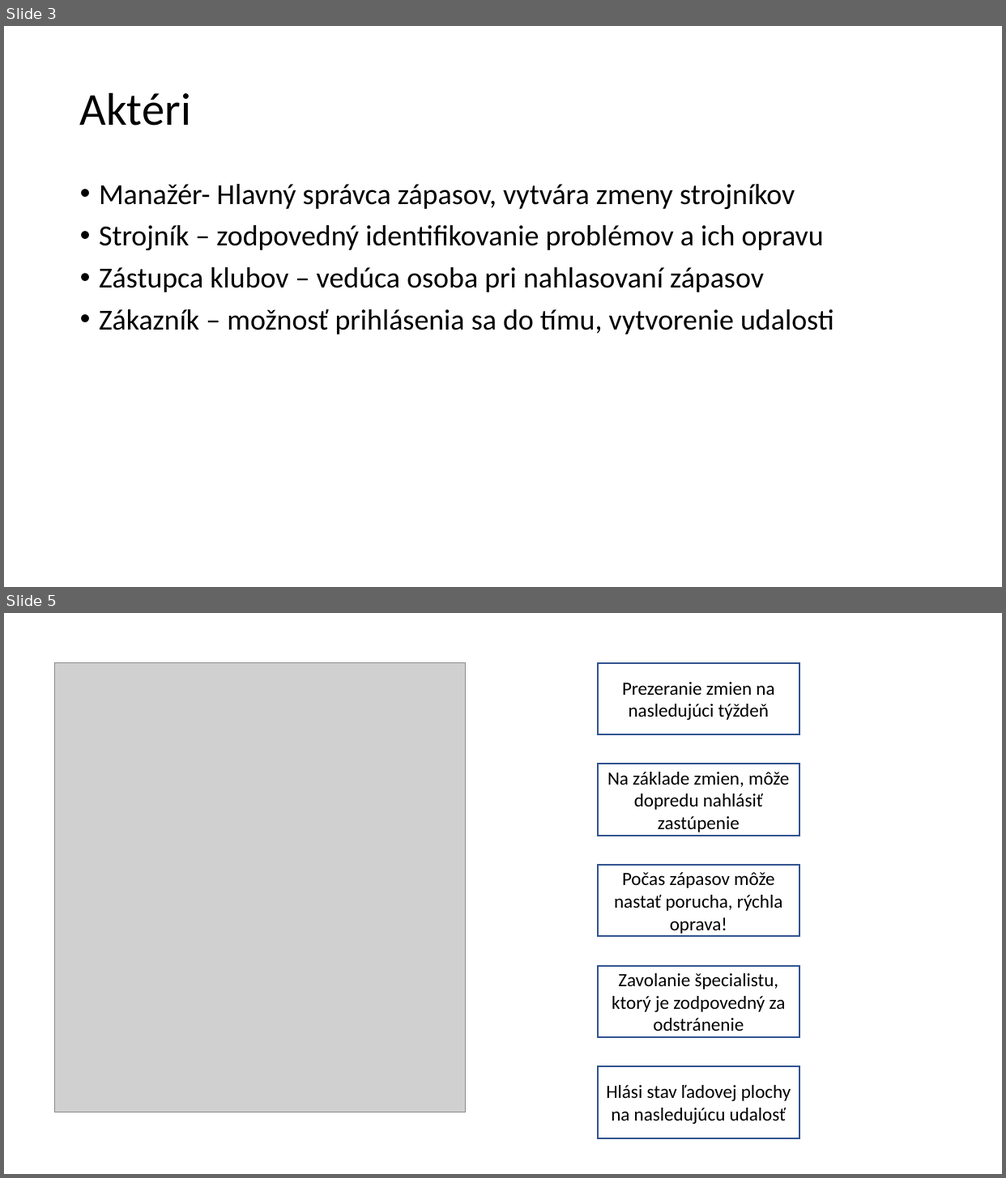
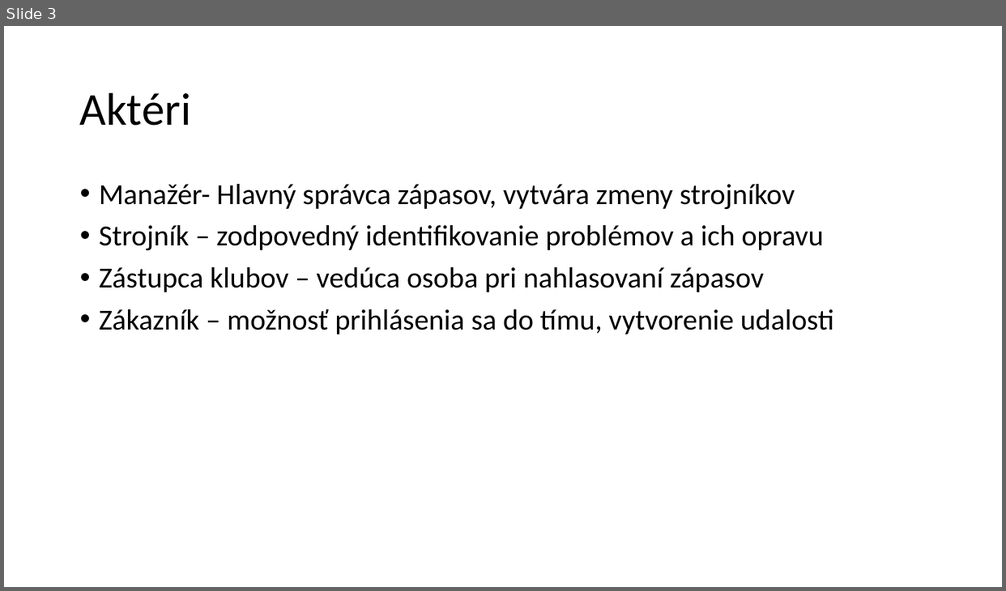
Before and after one commit to PavolGrofcik/PSI, a slide deck: Presentations/PPT 5.pptx. Shown one above the other, each under a label of ours: slides 3 and 5 before the commit, slide 3 after it; the slides between them are not shown. The pictures are 1006x1178 and 1006x591 pixels, drawn with LibreOffice and Linux fonts; fonts in the diff are those of the drawing; grey boxes stand for pictures. Boxes give left, top, right and bottom in pixels: in the first picture for what was removed or moved away, otherwise in the second. Text is boxed around its words. In the diff, an @@ line names an element or a change of style, - is before the commit and + after.

```diff
--- a/Presentations/PPT 5.pptx
+++ b/Presentations/PPT 5.pptx
@@ slide 5 removed at [4, 613, 1002, 1174], background #FFFFFF @@
@@ picture removed at [54, 663, 465, 1113] @@
@@ rectangle removed at [599, 663, 799, 735] @@
-Prezeranie zmien na nasledujúci týždeň
@@ rectangle removed at [599, 764, 799, 836] @@
-Na základe zmien, môže dopredu nahlásiť zastúpenie
@@ rectangle removed at [599, 865, 799, 937] @@
-Počas zápasov môže nastať porucha, rýchla oprava!
@@ rectangle removed at [599, 966, 799, 1038] @@
-Zavolanie špecialistu, ktorý je zodpovedný za odstránenie
@@ rectangle removed at [599, 1067, 799, 1139] @@
-Hlási stav ľadovej plochy na nasledujúcu udalosť
```
Also in this commit, not shown: 1 slide changed, 2 slides added, 1 other slide removed, 1 other file.
